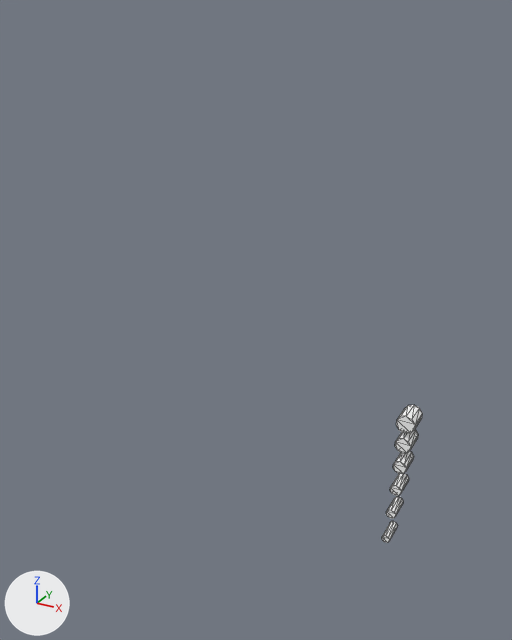
What one commit did to the glTF model public/assets/characters/species/tail_long.glb.
Before and after are seen from a 50 mm camera at (0.488, -0.934, 1.044) aimed at (-0.163, 0.248, 0.452). The axes (+X, +Y, +Z) are drawn at lower left. The lights are the same throughout. The older version comes first. Mesh edges are drawn as thin lines. Where no turn or scale is listed for an object, it has been applied to the vertices. Vertices at exactly the same position are counted once.

Names of what the first picture shows: 'tail_long'.
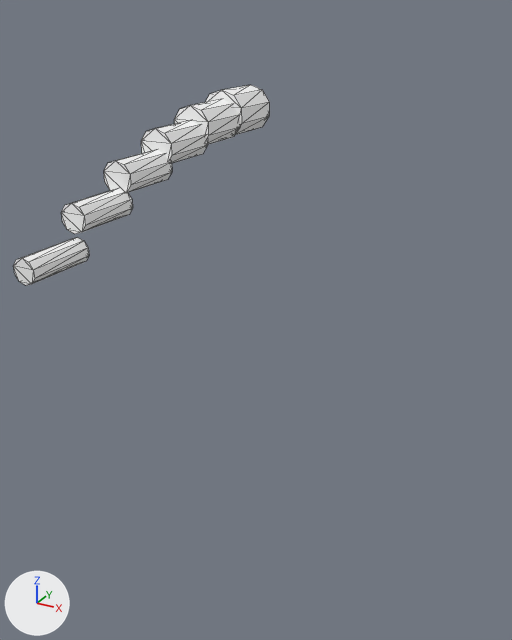
Location of each change, (x1, y1, x2, y2) in pixels of the pictures (512 x 640 px; the box of a moved part takes in the faces that stretch with it):
'tail_long', reshaped (524% wider, 45% taller)
    before: (382, 405, 422, 543)
    after: (14, 85, 269, 285)
part 1 of me_cylinder, moved or reshaped
    before: (396, 405, 422, 433)
    after: (205, 85, 269, 135)
part 2 of me_cylinder, moved or reshaped
    before: (395, 430, 418, 453)
    after: (174, 99, 239, 144)
part 3 of me_cylinder, moved or reshaped
    before: (393, 451, 414, 474)
    after: (141, 120, 208, 163)
part 4 of me_cylinder, moved or reshaped
    before: (390, 473, 409, 496)
    after: (104, 150, 172, 193)
part 5 of me_cylinder, moved or reshaped
    before: (386, 497, 403, 518)
    after: (61, 189, 133, 234)
part 6 of me_cylinder, moved or reshaped
    before: (382, 521, 397, 543)
    after: (14, 237, 89, 285)

The edits, one by one:
me_cylinder is used by ob_tail_long; location (0.0, 0.0, 0.0).
me_cylinder had 120 vertices, 216 faces and spanned x -0.029..0.029, y 0.782..0.958, z -0.47..-0.07.
me_cylinder now has 120 vertices, 216 faces and spans x -0.029..0.029, y -0.494..-0.063, z 0.807..0.95.
me_cylinder part 1: the loose piece of 20 vertices spanning x -0.029..0.029, y 0.882..0.958, z -0.13..-0.07 is moved by (0.0, -1.02, 1.02).
me_cylinder part 2: the loose piece of 20 vertices spanning x -0.024..0.024, y 0.876..0.951, z -0.197..-0.146 is moved by (0.0, -1.085, 1.085).
me_cylinder part 3: the loose piece of 20 vertices spanning x -0.021..0.021, y 0.862..0.937, z -0.264..-0.221 is moved by (0.0, -1.143, 1.142).
me_cylinder part 4: the loose piece of 20 vertices spanning x -0.018..0.018, y 0.842..0.918, z -0.332..-0.295 is moved by (0.0, -1.194, 1.194).
me_cylinder part 5: the loose piece of 20 vertices spanning x -0.015..0.015, y 0.816..0.891, z -0.401..-0.369 is moved by (0.0, -1.238, 1.238).
me_cylinder part 6: the loose piece of 20 vertices spanning x -0.013..0.013, y 0.782..0.858, z -0.47..-0.443 is moved by (0.0, -1.276, 1.276).
